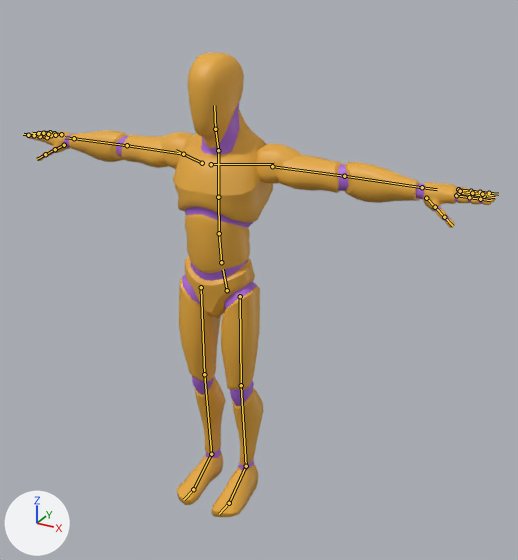
Before and after pictures for a commit that changed the glTF model utility/movement/flat-plane/assets/quaternius/UAL2_Climb.glb.
Rendered twice from a 50 mm camera at (1.36, -2.17, 2.1) aimed at (0.19, -0.04, 1.04). The axes (+X, +Y, +Z) are drawn at lower left. The lights are the same throughout. The older version comes first. The bones that change, and the others that lie on the model, are drawn over the model as lines.

In view in the first picture: 'Mannequin'.
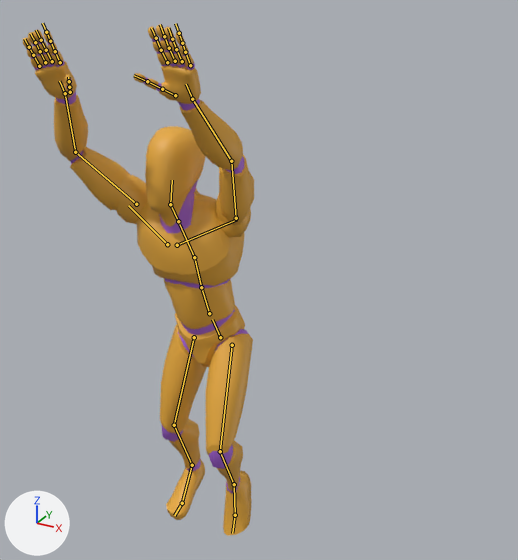
The newer file adds an action. The first version stands in its rest pose; the second is drawn at frame 8 of the action 'ClimbUp_2m'.

What differs and where, as boxes [x1, y1, x2, y2] in the pictures (518 x 560 px):
'Mannequin', posed (51% narrower, 10% taller)
    before: [27, 53, 495, 517]
    after: [23, 25, 254, 536]
bone 'pelvis', root to tip
    before: (227, 290) to (223, 269)
    after: (220, 337) to (212, 319)
bone 'spine_02', root to tip
    before: (219, 233) to (218, 197)
    after: (201, 287) to (194, 257)
bone 'spine_03', root to tip
    before: (218, 197) to (218, 153)
    after: (194, 257) to (179, 224)
bone 'neck_01', root to tip
    before: (218, 150) to (215, 129)
    after: (178, 221) to (170, 204)
bone 'Head', root to tip
    before: (215, 129) to (214, 105)
    after: (170, 204) to (172, 180)
bone 'clavicle_l', root to tip
    before: (211, 164) to (274, 164)
    after: (177, 245) to (237, 219)
bone 'upperarm_l', root to tip
    before: (272, 166) to (344, 176)
    after: (236, 218) to (231, 161)
bone 'lowerarm_l', root to tip
    before: (344, 176) to (422, 187)
    after: (231, 161) to (192, 99)
bone 'hand_l', root to tip
    before: (422, 187) to (437, 189)
    after: (192, 99) to (186, 84)
bone 'clavicle_r', root to tip
    before: (202, 163) to (176, 150)
    after: (167, 244) to (128, 205)
bone 'upperarm_r', root to tip
    before: (183, 154) to (127, 145)
    after: (136, 204) to (75, 152)
bone 'lowerarm_r', root to tip
    before: (127, 145) to (74, 138)
    after: (75, 152) to (65, 93)
bone 'hand_r', root to tip
    before: (74, 138) to (65, 137)
    after: (65, 93) to (59, 81)
bone 'thigh_l', root to tip
    before: (240, 296) to (241, 385)
    after: (232, 345) to (220, 451)
bone 'calf_l', root to tip
    before: (241, 385) to (246, 466)
    after: (220, 451) to (234, 484)
bone 'foot_l', root to tip
    before: (246, 466) to (229, 503)
    after: (234, 484) to (235, 515)
bone 'thigh_r', root to tip
    before: (201, 287) to (204, 374)
    after: (194, 337) to (174, 425)
bone 'calf_r', root to tip
    before: (204, 374) to (211, 454)
    after: (174, 425) to (192, 465)
bone 'foot_r', root to tip
    before: (211, 454) to (193, 489)
    after: (192, 465) to (182, 503)
bone 'ball_r', root to tip
    before: (193, 489) to (183, 500)
    after: (182, 503) to (174, 515)

What the commit changed:
Bone 'pelvis' (bone_pelvis) moves from (0.0, 0.0, 0.0) to (0.018, -0.139, 0.123).
Bone 'pelvis' (bone_pelvis) turns from (0, 0, 0) to (8, 0, 5) degrees about its own x, y and z.
Bone 'spine_02' (bone_spine_02) turns from (0, 0, 0) to (10, 2, -5) degrees about its own x, y and z.
Bone 'spine_03' (bone_spine_03) turns from (0, 0, 0) to (8, 5, 5) degrees about its own x, y and z.
Bone 'neck_01' (bone_neck_01) turns from (0, 0, 0) to (-9, -4, -1) degrees about its own x, y and z.
Bone 'Head' (bone_head) turns from (0, 0, 0) to (-32, -3, -2) degrees about its own x, y and z.
Bone 'clavicle_l' (bone_clavicle_l) turns from (0, 0, 0) to (3, 0, 3) degrees about its own x, y and z.
Bone 'upperarm_l' (bone_upperarm_l) turns from (0, 0, 0) to (3, -2, 72) degrees about its own x, y and z.
Bone 'lowerarm_l' (bone_lowerarm_l) turns from (0, 0, 0) to (15, -70, 6) degrees about its own x, y and z.
Bone 'hand_l' (bone_hand_l) turns from (0, 0, 0) to (-5, -26, 12) degrees about its own x, y and z.
Bone 'clavicle_r' (bone_clavicle_r) turns from (0, 0, 0) to (20, 0, 0) degrees about its own x, y and z.
Bone 'upperarm_r' (bone_upperarm_r) turns from (0, 0, 0) to (-6, -2, -43) degrees about its own x, y and z.
Bone 'lowerarm_r' (bone_lowerarm_r) turns from (0, 0, 0) to (80, 94, 27) degrees about its own x, y and z.
Bone 'hand_r' (bone_hand_r) turns from (0, 0, 0) to (-14, 12, -2) degrees about its own x, y and z.
Bone 'thigh_l' (bone_thigh_l) turns from (0, 0, 0) to (-39, -2, -5) degrees about its own x, y and z.
Bone 'calf_l' (bone_calf_l) turns from (0, 0, 0) to (62, -22, 2) degrees about its own x, y and z.
Bone 'foot_l' (bone_foot_l) turns from (0, 0, 0) to (33, 6, 3) degrees about its own x, y and z.
Bone 'thigh_r' (bone_thigh_r) turns from (0, 0, 0) to (-20, 2, 14) degrees about its own x, y and z.
Bone 'calf_r' (bone_calf_r) turns from (0, 0, 0) to (36, -3, 0) degrees about its own x, y and z.
Bone 'foot_r' (bone_foot_r) turns from (0, 0, 0) to (-7, 0, -12) degrees about its own x, y and z.
Bone 'ball_r' (bone_ball_r) turns from (0, 0, 0) to (14, 0, 0) degrees about its own x, y and z.
